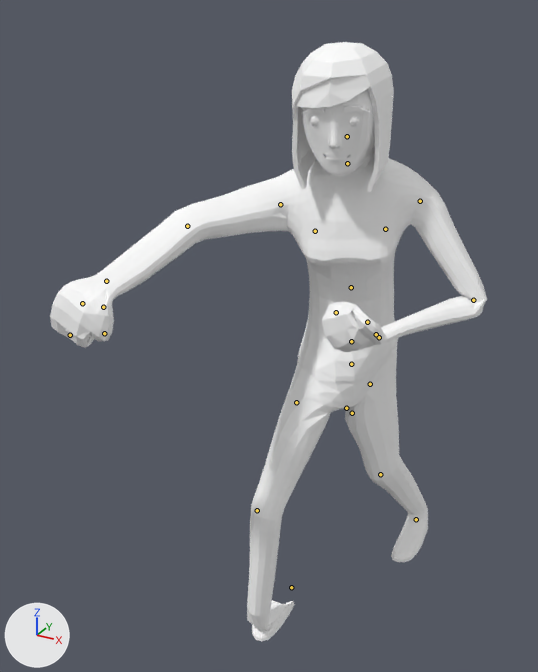
The glTF model frontend/assets/models3d/packs/quaternius-fbx/smooth_female_tank_top.glb: old version first, new version second.
Both versions are drawn from a 50 mm lens placed at (0.74, -2.07, 1.79), pointed at (-0.23, -0.29, 0.9). The axes (+X, +Y, +Z) are drawn at lower left. The lights are the same throughout. The older version comes first. Both versions are drawn at frame 9 of the action 'attack'; the numbers are the values there. The bones that change, and the others that lie on the model, are drawn over the model as lines.

Objects in the first picture: 'BaseHuman000'.
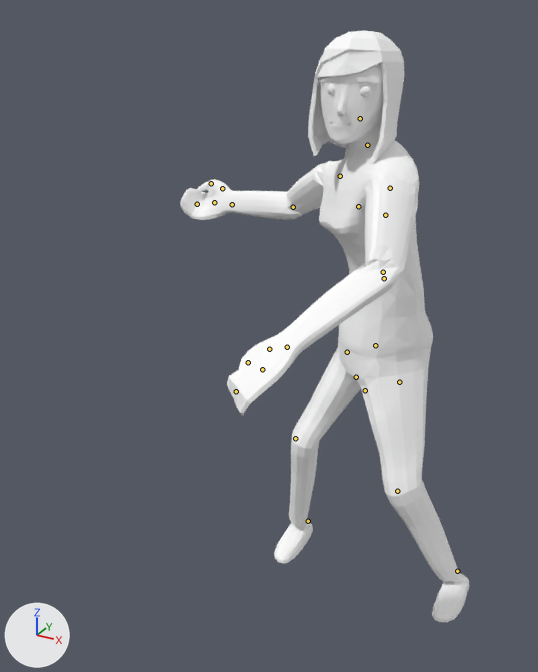
The edits, one by one:
Bone 'FootR' (bone_footr) moves from (0.0, 0.867, 0.028) to (0.268, 0.0, 0.0).
Bone 'Body' (bone_body) moves from (0.045, -0.328, 0.476) to (-0.077, -0.303, 0.018).
Bone 'Body' (bone_body) turns from (6, 52, 5) to (2, -26, -2) degrees about its own x, y and z.
Bone 'Hips' (bone_hips) moves from (0.136, 0.0, -0.047) to (0.0, 0.0, 0.0).
Bone 'Hips' (bone_hips) turns from (0, -31, -5) to (0, 0, 0) degrees about its own x, y and z.
Bone 'Torso' (bone_torso) turns from (21, 0, 0) to (17, -21, 5) degrees about its own x, y and z.
Bone 'Head' (bone_head) turns from (-13, -9, 2) to (-29, 47, -28) degrees about its own x, y and z.
Bone 'UpperArmL' (bone_upperarml) turns from (-53, -28, -14) to (-43, -43, -6) degrees about its own x, y and z.
Bone 'LowerArmL' (bone_lowerarml) turns from (-114, -43, 17) to (-32, 29, -55) degrees about its own x, y and z.
Bone 'Thumb1L' (bone_thumb1l) turns from (29, -25, -43) to (-7, -16, -29) degrees about its own x, y and z.
Bone 'Thumb2L' (bone_thumb2l) turns from (-25, 7, 56) to (9, -6, 18) degrees about its own x, y and z.
Bone 'MiddleHandL' (bone_middlehandl) turns from (-75, 6, -9) to (0, 0, 0) degrees about its own x, y and z.
Bone 'FingersL' (bone_fingersl) turns from (-82, -3, -15) to (-70, -1, -11) degrees about its own x, y and z.
Bone 'UpperArmR' (bone_upperarmr) turns from (12, -8, 41) to (-50, 68, -17) degrees about its own x, y and z.
Bone 'LowerArmR' (bone_lowerarmr) turns from (-3, 7, 24) to (-9, 59, 12) degrees about its own x, y and z.
Bone 'MiddleHandR' (bone_middlehandr) turns from (-65, -8, -12) to (1, 5, -9) degrees about its own x, y and z.
Bone 'FingersR' (bone_fingersr) turns from (-103, -20, 5) to (-63, 1, 5) degrees about its own x, y and z.
Bone 'Thumb2R' (bone_thumb2r) turns from (-52, -4, 6) to (-28, 4, 8) degrees about its own x, y and z.
Bone 'UpperLegR' (bone_upperlegr) turns from (-32, 52, 12) to (-36, -15, 5) degrees about its own x, y and z.
Bone 'LowerLegR' (bone_lowerlegr) turns from (29, 0, 0) to (40, 0, 0) degrees about its own x, y and z.
Bone 'UpperLegL' (bone_upperlegl) turns from (3, 48, -3) to (-12, -15, -21) degrees about its own x, y and z.
Bone 'LowerLegL' (bone_lowerlegl) turns from (27, 0, 0) to (34, 0, 0) degrees about its own x, y and z.
Bone 'FootL' (bone_footl) moves from (0.0, -0.512, -0.017) to (-0.539, 0.0, 0.0).

Boxes (x1, y1, x2, y2) around the edits, measured in the pictures (538 x 672 px):
'BaseHuman000', posed (34% narrower): before (50, 42, 487, 642); after (180, 30, 469, 622)
bone 'FootR', root to tip: before (291, 587) to (291, 588); after (308, 521) to (308, 521)
bone 'Body', root to tip: before (346, 408) to (346, 408); after (356, 377) to (356, 377)
bone 'Hips', root to tip: before (352, 413) to (352, 412); after (365, 390) to (365, 390)
bone 'Torso', root to tip: before (351, 287) to (350, 287); after (383, 272) to (383, 271)
bone 'Head', root to tip: before (347, 136) to (347, 136); after (360, 118) to (360, 118)
bone 'UpperArmL', root to tip: before (420, 201) to (420, 202); after (390, 188) to (390, 188)
bone 'LowerArmL', root to tip: before (473, 300) to (472, 300); after (384, 278) to (383, 279)
bone 'Thumb1L', root to tip: before (376, 334) to (376, 334); after (269, 349) to (269, 349)
bone 'Thumb2L', root to tip: before (367, 322) to (367, 322); after (248, 362) to (248, 362)
bone 'MiddleHandL', root to tip: before (351, 341) to (351, 341); after (262, 369) to (262, 369)
bone 'FingersL', root to tip: before (336, 312) to (336, 312); after (236, 391) to (236, 392)
bone 'UpperArmR', root to tip: before (280, 204) to (279, 204); after (340, 176) to (339, 176)
bone 'LowerArmR', root to tip: before (187, 226) to (187, 226); after (293, 207) to (292, 207)
bone 'MiddleHandR', root to tip: before (82, 303) to (82, 303); after (214, 202) to (214, 202)
bone 'FingersR', root to tip: before (70, 335) to (70, 335); after (197, 204) to (197, 204)
bone 'Thumb2R', root to tip: before (104, 333) to (104, 333); after (211, 183) to (211, 183)
bone 'UpperLegR', root to tip: before (296, 402) to (296, 403); after (347, 352) to (346, 353)
bone 'LowerLegR', root to tip: before (257, 510) to (257, 511); after (295, 438) to (295, 439)
bone 'UpperLegL', root to tip: before (370, 384) to (370, 385); after (399, 382) to (399, 383)
bone 'LowerLegL', root to tip: before (380, 474) to (381, 475); after (397, 491) to (397, 491)
bone 'FootL', root to tip: before (416, 519) to (416, 519); after (457, 571) to (457, 571)
